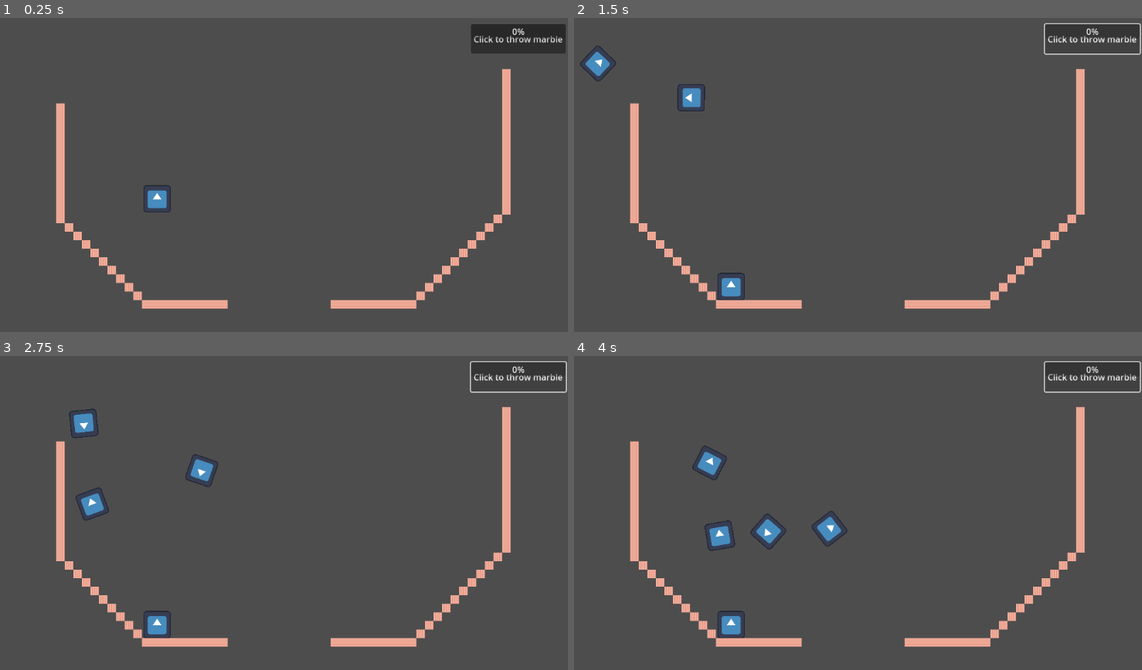
Above: before the commit, frames 1-4 (two rows, left to right).
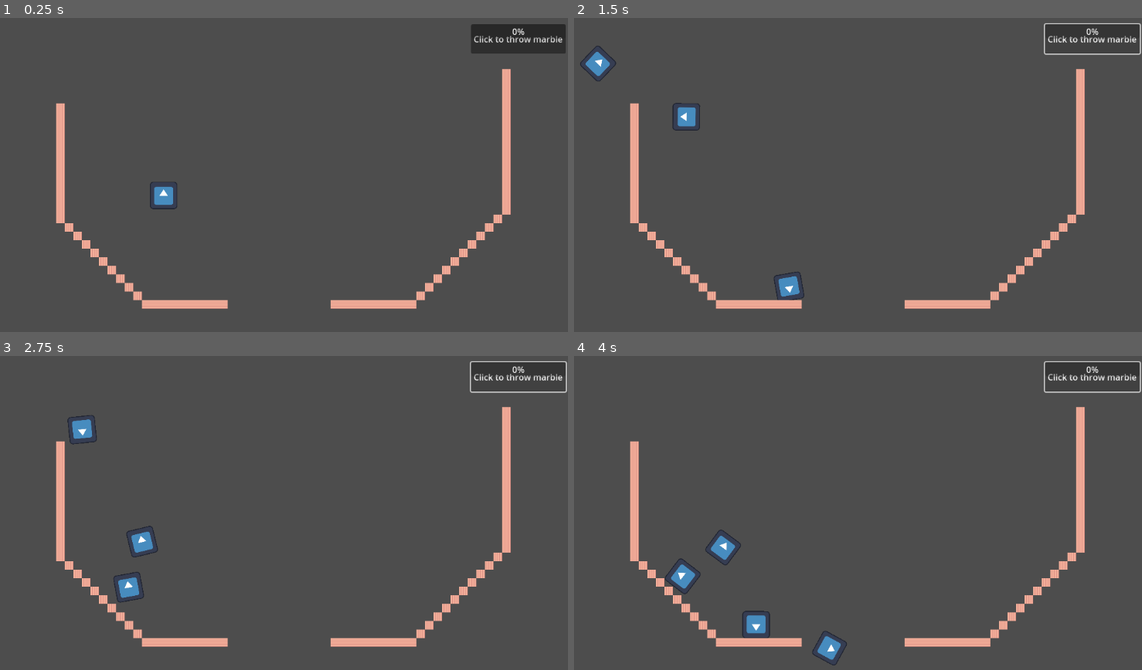
Above: after the commit, the same moments.

Repository: v1ctorio/gamble
Game: Godot game, scene res://pachinko.tscn
Same seed, same stepped clock (60 frames per second), same inputs: the game is played once before the commit and once after it. The engine's default icon, where the game draws it, is replaced by a stand-in: a white triangle on a blue panel in a dark square.
Inputs:
- Up to frame 1 (0.25 s): no input
- Up to frame 2 (1.5 s): click "Click to throw marble" at 0.5 s; click "Click to throw marble" at 1.25 s
- Up to frame 3 (2.75 s): click "Click to throw marble" at 2 s
- Up to frame 4 (4 s): tap Enter at 2.75 s

The runs differ from the first frame. In frame 1, 0.3% of the frame differs, in the area x 25-32%, y 52-62%; in frame 2, 1.0%; in frame 3, 1.6%; in frame 4, 2.2%, in the area x 16-49%, y 28-99%.

Commit message:
make obstacle spawner work

Diff:
--- a/create_marble_btn.tscn
+++ b/create_marble_btn.tscn
@@ -1,7 +1,7 @@
 [gd_scene load_steps=4 format=3 uid="uid://bxr1a4seff6td"]
 
 [ext_resource type="Script" uid="uid://dw6g25gjblh3h" path="res://scripts/marblebutton.gd" id="1_3o7ar"]
-[ext_resource type="PackedScene" uid="uid://ctgdxoohubds7" path="res://marble.tscn" id="2_g5gj1"]
+[ext_resource type="PackedScene" uid="uid://ctgdxoohubds7" path="res://scenes/pachinko/marble.tscn" id="2_g5gj1"]
 [ext_resource type="Script" uid="uid://bo4halahv646h" path="res://scripts/progress_bar.gd" id="3_b1gst"]
 
 [node name="Button" type="Button"]
--- a/pachinko.tscn
+++ b/pachinko.tscn
@@ -1,11 +1,12 @@
-[gd_scene load_steps=11 format=4 uid="uid://5rdlpi3ghblq"]
+[gd_scene load_steps=12 format=4 uid="uid://5rdlpi3ghblq"]
 
 [ext_resource type="Script" uid="uid://clt07pg4iorei" path="res://scripts/pachinko.gd" id="1_3huoa"]
-[ext_resource type="PackedScene" uid="uid://ctgdxoohubds7" path="res://marble.tscn" id="1_epw72"]
+[ext_resource type="PackedScene" uid="uid://ctgdxoohubds7" path="res://scenes/pachinko/marble.tscn" id="1_epw72"]
 [ext_resource type="Texture2D" uid="uid://d21h70axg0spf" path="res://assets/void.png" id="2_gsyfj"]
 [ext_resource type="PackedScene" uid="uid://bxr1a4seff6td" path="res://create_marble_btn.tscn" id="3_33s87"]
 [ext_resource type="Texture2D" uid="uid://cxwlsueenmku7" path="res://assets/floor.png" id="5_3huoa"]
 [ext_resource type="PackedScene" uid="uid://dd5d61adbgqn3" path="res://marble_despawn_zone.tscn" id="5_yapkp"]
+[ext_resource type="PackedScene" uid="uid://c8njfbt130pbl" path="res://scenes/pachinko/score_tile.tscn" id="7_e27ee"]
 
 [sub_resource type="PhysicsMaterial" id="PhysicsMaterial_6b7t7"]
 friction = 0.43
@@ -50,8 +51,11 @@
 
 [node name="pachinko" type="Node2D"]
 script = ExtResource("1_3huoa")
-count = 13
-beggining = Vector2(-185, -30)
+count = 15
+per_row = 5
+beggining = Vector2(-190, -160)
+horizontal_spacing = Vector2(100, 0)
+row_spacing = Vector2(0, 125)
 metadata/_edit_group_ = true
 
 [node name="Button" parent="." instance=ExtResource("3_33s87")]
@@ -75,3 +79,6 @@
 [node name="marble_despawn_zone" parent="." instance=ExtResource("5_yapkp")]
 position = Vector2(-36, 283)
 scale = Vector2(2.7498436, 1.2270772)
+
+[node name="StaticBody2D" parent="." instance=ExtResource("7_e27ee")]
+position = Vector2(-340, -222)
--- a/marble.tscn
+++ b/scenes/pachinko/marble.tscn
@@ -1,23 +1,23 @@
 [gd_scene load_steps=5 format=3 uid="uid://ctgdxoohubds7"]
 
-[ext_resource type="Texture2D" uid="uid://m4c05you04g7" path="res://icon.svg" id="1_7ritg"]
-[ext_resource type="Script" uid="uid://cql2333y7qo3" path="res://scripts/marble_logic.gd" id="1_sk24e"]
+[ext_resource type="Script" uid="uid://cql2333y7qo3" path="res://scripts/marble_logic.gd" id="1_rtikf"]
+[ext_resource type="Texture2D" uid="uid://m4c05you04g7" path="res://icon.svg" id="2_cjh7w"]
 
 [sub_resource type="PhysicsMaterial" id="PhysicsMaterial_7ritg"]
 friction = 0.5
-bounce = 0.77
+bounce = 0.37
 
 [sub_resource type="CircleShape2D" id="CircleShape2D_7ritg"]
 radius = 25.019993
 
 [node name="Marble" type="RigidBody2D"]
 physics_material_override = SubResource("PhysicsMaterial_7ritg")
-script = ExtResource("1_sk24e")
+script = ExtResource("1_rtikf")
 metadata/_edit_group_ = true
 
 [node name="Sprite2D" type="Sprite2D" parent="."]
 scale = Vector2(0.4, 0.4)
-texture = ExtResource("1_7ritg")
+texture = ExtResource("2_cjh7w")
 
 [node name="CollisionShape2D" type="CollisionShape2D" parent="."]
 shape = SubResource("CircleShape2D_7ritg")
--- /dev/null
+++ b/scenes/pachinko/score_tile.gd
@@ -0,0 +1,14 @@
+extends Node2D
+
+
+func _ready() -> void:
+	$Area2D.connect("body_entered", _on_pickable_area_body_entered)
+
+func _on_pickable_area_body_entered(body):
+	print("body detected", body)
+	if body is Marble:
+		consume()
+
+
+func consume():
+	self.queue_free()
--- /dev/null
+++ b/scenes/pachinko/score_tile.tscn
@@ -0,0 +1,14 @@
+[gd_scene load_steps=3 format=3 uid="uid://c8njfbt130pbl"]
+
+[ext_resource type="Script" uid="uid://bxj855r5o8xii" path="res://scenes/pachinko/score_tile.gd" id="1_11cr4"]
+
+[sub_resource type="CircleShape2D" id="CircleShape2D_42xgi"]
+
+[node name="StaticBody2D" type="Node2D"]
+script = ExtResource("1_11cr4")
+
+[node name="Area2D" type="Area2D" parent="."]
+
+[node name="CollisionShape2D" type="CollisionShape2D" parent="Area2D"]
+shape = SubResource("CircleShape2D_42xgi")
+debug_color = Color(0, 0.6348867, 0.42749462, 0.41960785)
--- a/scripts/pachinko.gd
+++ b/scripts/pachinko.gd
@@ -1,4 +1,10 @@
 extends Node2D
+
+func _ready() -> void:
+	_obstacles_spawn()
+	_score_tiles_spawn()
+
+
 
 @export var count: int = 9
 @export var per_row: int = 3
@@ -7,18 +13,24 @@
 @export var row_spacing: Vector2 = Vector2(0.0,100.0)
 var obstacle: PackedScene = load("res://scenes/pachinko/obstacle.tscn")
 
-func _ready() -> void:
-	var pos = beggining
-	var j = 0
-	var row = 0
+
+func _obstacles_spawn():
 	for i in count:
-		j = j+1
+		var row = i / per_row
+		var col = i % per_row
 		var obs := obstacle.instantiate() as StaticBody2D
 		add_child(obs)
-		if j > per_row:
-			row = row + 1
-			j = 1
+		obs.position = beggining + horizontal_spacing * col + row_spacing * row
 
 
-		obs.position = pos + row_spacing * row - horizontal_spacing * row
-		pos = pos + horizontal_spacing
+var score_tile: PackedScene = load("res://scenes/pachinko/score_tile.tscn")
+
+var possibleLocations: Array[Vector2] = [Vector2(0.0,0.0)]
+
+func _score_tiles_spawn():
+	for i in len(possibleLocations):
+		var tile := score_tile.instantiate() as Node2D
+		add_child(tile)
+		tile.position = possibleLocations[i]
+
+	pass
Not shown, added: scenes/pachinko/score_tile.gd.uid
Not shown, changed: README.md
